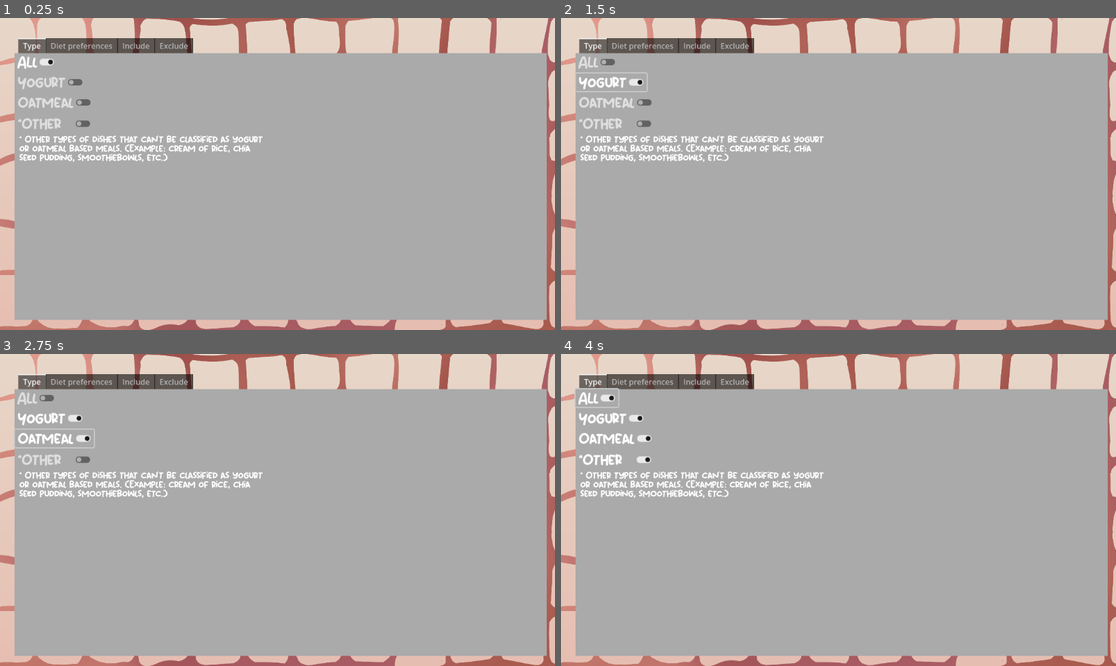
Above: before the commit, frames 1-4 (two rows, left to right).
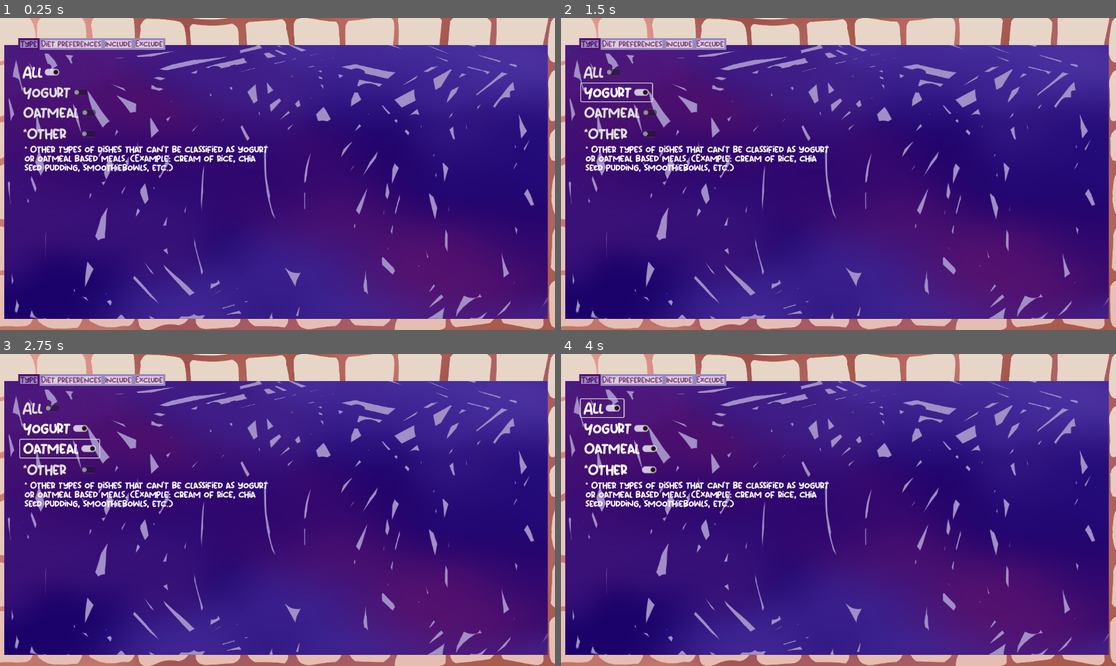
Above: after the commit, the same moments.

Repository: authenticBloodshed/gOATmeal
Game: Godot game, scene res://filters.tscn
The game is run twice, just before and just after one commit, with the same random seed, the same clock (stepped at 60 frames per second) and the same inputs. This scene is started directly instead of the project's main scene.
Inputs:
- Up to frame 1 (0.25 s): no input
- Up to frame 2 (1.5 s): click "All" at 0.5 s; click "Yogurt" at 1.25 s
- Up to frame 3 (2.75 s): click "Oatmeal" at 2 s
- Up to frame 4 (4 s): click "*Other" at 2.75 s; click "All" at 3.5 s

The runs differ from the first frame. In frame 1, 87% of the frame differs, in the area x 0-99%, y 6-97%; in frame 2, 87%; in frame 3, 87%; in frame 4, 87%.

Commit message:
started working on themes

Diff:
--- /dev/null
+++ b/TabTheme.tres
@@ -0,0 +1,6 @@
+[gd_resource type="Theme" load_steps=2 format=3 uid="uid://clwhtuf0rdqj3"]
+
+[ext_resource type="FontFile" uid="uid://dxi8dt74itawk" path="res://Mabook.otf" id="1_ripsu"]
+
+[resource]
+default_font = ExtResource("1_ripsu")
--- a/filters.tscn
+++ b/filters.tscn
@@ -1,12 +1,21 @@
-[gd_scene load_steps=8 format=3 uid="uid://djjq0sbowi0kv"]
+[gd_scene load_steps=16 format=3 uid="uid://djjq0sbowi0kv"]
 
 [ext_resource type="Texture2D" uid="uid://beexh3ycvj1rl" path="res://wall.png" id="1_86tue"]
 [ext_resource type="Theme" uid="uid://b36dpqnwwq2dk" path="res://toggles.tres" id="1_hnnkf"]
+[ext_resource type="Texture2D" uid="uid://bt6a8qpyddt3x" path="res://bettersquare.png" id="2_6j000"]
+[ext_resource type="Theme" uid="uid://clwhtuf0rdqj3" path="res://TabTheme.tres" id="2_be7ga"]
 [ext_resource type="Script" path="res://DietToggles.gd" id="2_t4aci"]
 [ext_resource type="Texture2D" uid="uid://l3xnpqncukxc" path="res://blueberrybowl.png" id="3_3roer"]
+[ext_resource type="FontFile" uid="uid://dxi8dt74itawk" path="res://Mabook.otf" id="3_bblm0"]
 [ext_resource type="Texture2D" uid="uid://b0ix82ecaanru" path="res://bananainbowl.png" id="4_h8uav"]
+[ext_resource type="StyleBox" uid="uid://b60ce0wlbf15n" path="res://pressed.tres" id="4_lbvj6"]
 [ext_resource type="Texture2D" uid="uid://ufa7bshh1xwv" path="res://gojiberriesjar.png" id="5_41tdw"]
+[ext_resource type="StyleBox" uid="uid://bsu75uac0drfx" path="res://hover.tres" id="5_qioc1"]
+[ext_resource type="StyleBox" uid="uid://jw0gfxu6rigt" path="res://unpressed.tres" id="6_e7n2h"]
 [ext_resource type="Texture2D" uid="uid://cw21qy6egq6uw" path="res://gojichunks.png" id="6_l0tek"]
+[ext_resource type="Texture2D" uid="uid://bboshfcy0viwc" path="res://NotebookLined.png" id="9_18mv1"]
+
+[sub_resource type="Theme" id="Theme_5kuj5"]
 
 [node name="FiltersManager" type="Node2D"]
 
@@ -21,65 +30,88 @@
 
 [node name="TabManager" type="Node2D" parent="."]
 
+[node name="Bettersquare" type="Sprite2D" parent="TabManager"]
+position = Vector2(573, 340.5)
+scale = Vector2(0.564, 0.2845)
+texture = ExtResource("2_6j000")
+
 [node name="TabContainer" type="TabContainer" parent="TabManager"]
+self_modulate = Color(0.180392, 0.0431373, 0.447059, 0)
 offset_left = 30.0
 offset_top = 42.0
 offset_right = 1135.0
 offset_bottom = 627.0
+theme = ExtResource("2_be7ga")
+theme_override_colors/font_selected_color = Color(0.32549, 0.0745098, 0.439216, 1)
+theme_override_colors/font_hovered_color = Color(0.666667, 0.407843, 0.694118, 1)
+theme_override_colors/font_unselected_color = Color(0.494118, 0.270588, 0.517647, 1)
+theme_override_fonts/font = ExtResource("3_bblm0")
+theme_override_styles/tab_selected = ExtResource("4_lbvj6")
+theme_override_styles/tab_hovered = ExtResource("5_qioc1")
+theme_override_styles/tab_unselected = ExtResource("6_e7n2h")
 
 [node name="Type" type="ColorRect" parent="TabManager/TabContainer"]
 layout_mode = 2
-color = Color(0.666667, 0.666667, 0.666667, 1)
+theme = SubResource("Theme_5kuj5")
+color = Color(1, 1, 1, 0)
 
 [node name="AllButton" type="CheckButton" parent="TabManager/TabContainer/Type"]
 layout_mode = 0
-offset_right = 44.0
-offset_bottom = 24.0
+offset_left = 11.0
+offset_top = 28.0
+offset_right = 100.0
+offset_bottom = 65.0
 theme = ExtResource("1_hnnkf")
 button_pressed = true
 text = "All"
 
 [node name="YogurtButton" type="CheckButton" parent="TabManager/TabContainer/Type"]
 layout_mode = 0
-offset_left = 1.0
-offset_top = 42.0
-offset_right = 148.0
-offset_bottom = 79.0
+offset_left = 12.0
+offset_top = 70.0
+offset_right = 159.0
+offset_bottom = 107.0
 theme = ExtResource("1_hnnkf")
 text = "Yogurt"
 
 [node name="OatmealButton" type="CheckButton" parent="TabManager/TabContainer/Type"]
 layout_mode = 0
-offset_left = 1.0
-offset_top = 84.0
-offset_right = 164.0
-offset_bottom = 121.0
+offset_left = 12.0
+offset_top = 112.0
+offset_right = 175.0
+offset_bottom = 149.0
 theme = ExtResource("1_hnnkf")
 text = "Oatmeal"
 
 [node name="OtherButton" type="CheckButton" parent="TabManager/TabContainer/Type"]
 layout_mode = 0
-offset_left = 1.0
-offset_top = 128.0
-offset_right = 164.0
-offset_bottom = 165.0
+offset_left = 12.0
+offset_top = 156.0
+offset_right = 175.0
+offset_bottom = 193.0
 theme = ExtResource("1_hnnkf")
 text = "*Other"
 
 [node name="RichTextLabel" type="RichTextLabel" parent="TabManager/TabContainer/Type"]
 layout_mode = 0
-offset_left = 10.0
-offset_top = 169.0
-offset_right = 527.0
-offset_bottom = 233.0
+offset_left = 21.0
+offset_top = 197.0
+offset_right = 538.0
+offset_bottom = 261.0
 theme = ExtResource("1_hnnkf")
 theme_override_font_sizes/normal_font_size = 19
 text = "* Other types of dishes that can't be classified as yogurt or oatmeal based meals. (Example: cream of rice, chia seed pudding, smoothiebowls, etc.)"
 
 [node name="Diet preferences" type="ColorRect" parent="TabManager/TabContainer"]
 visible = false
+self_modulate = Color(1, 1, 1, 0)
 layout_mode = 2
 color = Color(0.666667, 0.666667, 0.666667, 1)
+
+[node name="NotebookLined" type="Sprite2D" parent="TabManager/TabContainer/Diet preferences"]
+position = Vector2(509.5, 1283.25)
+scale = Vector2(0.3445, 0.3445)
+texture = ExtResource("9_18mv1")
 
 [node name="NoneButton" type="CheckButton" parent="TabManager/TabContainer/Diet preferences"]
 layout_mode = 0
@@ -348,6 +380,7 @@
 
 [node name="Include" type="ColorRect" parent="TabManager/TabContainer"]
 visible = false
+self_modulate = Color(1, 1, 1, 0)
 layout_mode = 2
 color = Color(0.666667, 0.666667, 0.666667, 1)
 
@@ -791,10 +824,12 @@
 
 [node name="Exclude" type="ColorRect" parent="TabManager/TabContainer"]
 visible = false
+self_modulate = Color(1, 1, 1, 0)
 layout_mode = 2
 color = Color(0.666667, 0.666667, 0.666667, 1)
 
 [node name="TabContainer" type="TabContainer" parent="TabManager/TabContainer/Exclude"]
+layout_mode = 0
 offset_left = 19.0
 offset_top = 51.0
 offset_right = 1087.0
Binary file added: bettersquare.png
Not shown, added: bettersquare.png.import
Binary file added: square.png
Not shown, added: square.png.import
